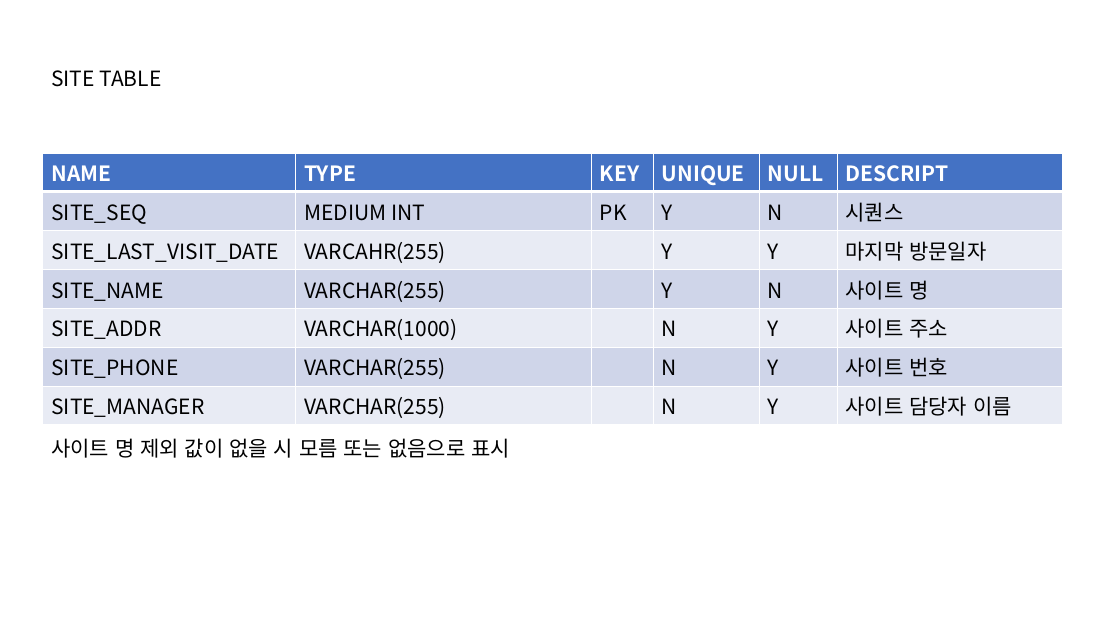
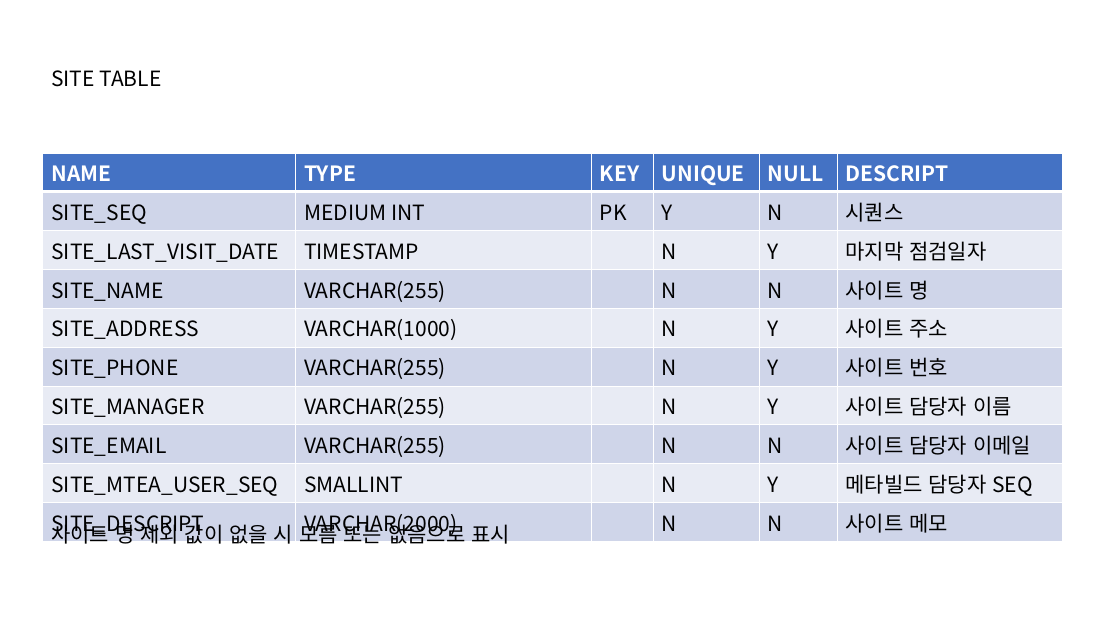
Before and after one commit to kutaelee/2020.03.15_plan, a slide deck: slide 4 of PLAN 테이블정의서.pptx. Drawn at 1120x630 pixels with LibreOffice and Linux fonts; fonts in the diff are those of the drawing. Boxes give left, top, right and bottom in pixels: in the first picture for what was removed or moved away, otherwise in the second. Text is boxed around its words. In the diff, an @@ line names an element or a change of style, - is before the commit and + after.

```diff
--- a/PLAN 테이블정의서.pptx
+++ b/PLAN 테이블정의서.pptx
@@ table at box(43, 153, 1063, 540) @@
-row 3: SITE_LAST_VISIT_DATE | VARCAHR(255) |  | Y | Y | 마지막 방문일자
+row 3: SITE_LAST_VISIT_DATE | TIMESTAMP |  | N | Y | 마지막 점검일자
-row 4, column 4: Y
+row 4, column 4: N
-row 5, column 1: SITE_ADDR
+row 5, column 1: SITE_ADDRESS
+row 8: SITE_EMAIL | VARCHAR(255) |  | N | N | 사이트 담당자 이메일
+row 9: SITE_MTEA_USER_SEQ | SMALLINT |  | N | Y | 메타빌드 담당자 SEQ
+row 10: SITE_DESCRIPT | VARCHAR(2000) |  | N | N | 사이트 메모
@@ text "사이트 명 제외 값이 없을 ..." rewrapped from box(51, 438, 510, 458) to box(51, 521, 510, 547) @@
```
Also in this commit, not shown: 2 other slides changed, 20 other files.
